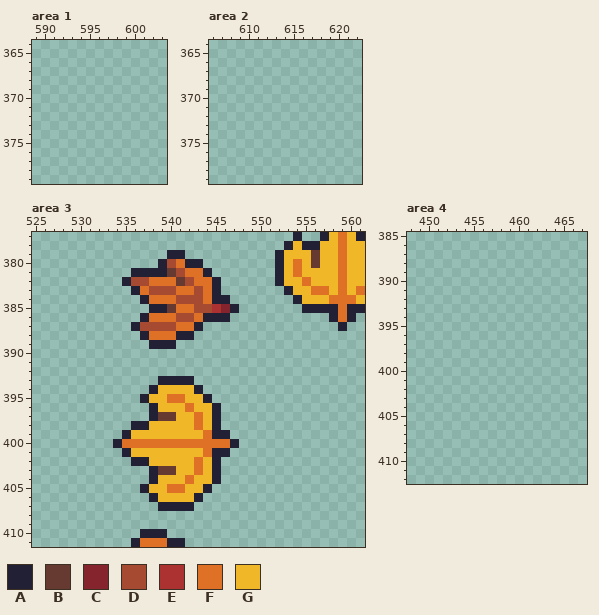
A pixel-art file gets an edit: objects/WIP/JM/thanksgiving_jm.ase. Above: the version before the commit.
1024x1024 pixels, 1 frame. Colours within 5 levels of each other are drawn and written as one. Shown: area 1: x 589..603, y 364..379; area 2: x 606..622, y 364..379; area 3: x 525..561, y 377..411; area 4: x 448..467, y 385..412. The commit also changed other parts of the picture, which this record leaves out.
Visible layers, top first: "Layer 2", "Layer 1".
Palette (. is transparent): A #222034  B #663931  C #86242d  D #a64b31  E #ac3232  F #df7126  G #f0b829
Pixels before, area 3, first column x 534:
377 ....................A..AGFGA
378 ...................AGAAGGFGG
379 ......AA..........AGGGBGGFGG
380 .....ADFAA........AGFGBGGFGG
381 ..AAAABDFFA.......AGFGGGGFGG
382 .ADDFFFBDFFA......AGGFGGGFGG
383 ..AFDDDFFDFA.......AGGFFGFGF
384 ...AFFFDDDFAA.......AGGGFFFG
385 ....AABFFDDECA.......AAAAFAA
386 ...AFFFDDFAAA...........AFA.
387 ..ADDDDFFA...............A..
388 ...AFFFAA...................
389 ....AAA.....................
390 ............................
391 ............................
392 ............................
393 .....AAAA...................
394 ....AGGGGA..................
395 ...AGGFFGGA.................
396 ....AGGGFGGA................
397 ....ABBGGFGA................
398 ..AAGGGGGFGA................
399 .AGGGGGGGGFAA...............
400 AFFFFFFFFFFFFA..............
401 .AGGGGGGGGFAA...............
402 ..AAGGGGGFGA................
403 ....ABBGGFGA................
404 ....AGGGFGGA................
405 ...AGGFFGGA.................
406 ....AGGGGA..................
407 .....AAAA...................
408 ............................
409 ............................
410 ...AAA......................
411 ..AFFFAA....................
And afterwards:
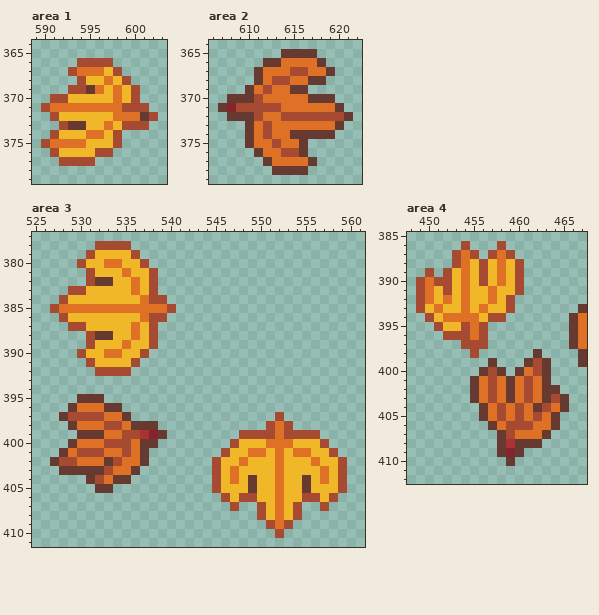
From old to new:
Changed rows in their new state; - is an unchanged pixel.
Area 1, layer "Layer 2":
first column x 590:
366 ----DDDD-----
367 ---DFFFGD----
368 ----DGGFGD---
369 ---DDBFGFGD--
370 -DDGGGGGFGD--
371 DFFFFFFFFDDD-
372 -DGGGGGGFFFBD
373 --DBBGGFGDDD-
374 -DGGGFFGD----
375 DFFFFGGGD----
376 -DGGGGDD-----
377 --DDDD-------
Area 2, layer "Layer 2":
first column x 607:
365 -------BBBB----
366 -----BBFFFFB---
367 ----BFFFDDFFB--
368 ----BFDDFFBB---
369 ---BFDFFBB-----
370 -BBBDFFFFFBBB--
371 BCDDDDDFFFFFFB-
372 -BBBDFFDDDDDDDB
373 ---BFDFFFFFFFB-
374 ---BFDFFBBBBB--
375 ---BFFDFFB-----
376 ----BFFDDB-----
377 -----BFFFFB----
378 ------BBBB-----
Area 3, layer "Layer 2":
first column x 527:
377 ---------------------------.--.....
378 -----DDDD-----------------.........
379 ----DGGGGD---..----------..........
380 ---DGGFFGGD-.....--------..........
381 ----DGGGFGGD......-------..........
382 ----DBBGGFGD.......------..........
383 --DDGGGGGFG-.......-------.........
384 -DGGGGGGGGFDD.......-------........
385 DFFFFFFFFFFFFD.......-------.......
386 -DGGGGGGGGFDD.......-----------...-
387 --DDGGGGGFG-.....---------------.--
388 ----DBBGGFGD....-------------------
389 ----DGGGFGGD..---------------------
390 ---DGGFFGGD------------------------
391 ----DGGGGD-------------------------
392 -----DDDD--------------------------
393 ------------....-------------------
394 -----------......------------------
395 ---BBB----........-----------------
396 --BFFFBB---........----------------
397 -BDDDDFFB--........------D---------
398 --BFFFDDFBBB.......-----DFD--------
399 ---BBBFFDDECB.......-DDDDFDDDD-----
400 --BFFFDDD-BB........DGGGFFFGGGD----
401 -BFDDDFFDFB........DGGFFGFGFFGGD---
402 BDDFFFBDFFB.......DGGFGGGFGGGFGGD--
403 -BBBBBDFFB-.......DGFGGGGFGGGGFGD--
404 ----BDFBB--.......DGFGBGGFGGBGFGD--
405 -----BB---........DGGGBGGFGGBGGGD--
406 -----------......--DGDDGGFGGDDGD---
407 ------------....----D--DGFGD--D----
408 -----------------------DGFGD-------
409 ------------------------DFD--------
410 ----------...------------D---------
411 ---------......--------------------
Area 4, layer "Layer 2":
first column x 449:
386 -----D---D---------
387 ----DFD-DFD--------
388 ----DFGDGFGD-------
389 -D-DGFGDGFGD-------
390 DFDDGFGDGFGD-------
391 DFGDGFGGFGGD-------
392 DFGFGFGGFGD--------
393 DGFGGFGFGGD-------B
394 -DGFFFFGDD-------BF
395 --DGGDFD---------BF
396 ---DDDFD---------BF
397 -----DDD---------BF
398 ------D------B----B
399 --------B---BDB---B
400 -------BDB-BFDB----
401 ------BFDFBFDFB----
402 ------BFDFBFDFBB---
403 ------BFDFBFDFBDB--
404 -------BFDFDFBDFB--
405 -------BFDFDFDFB---
406 --------BFDDDFFB---
407 ---------BDFFFB----
408 ---------BEBBB-----
409 ---------BCB-------
410 ----------B--------
Changed places in both pictures, as pixel boxes (x1, y1, x2, y2):
added: (41, 58, 158, 166)
added: (218, 49, 353, 175)
changed: (50, 232, 365, 547)
added: (416, 241, 587, 466)
